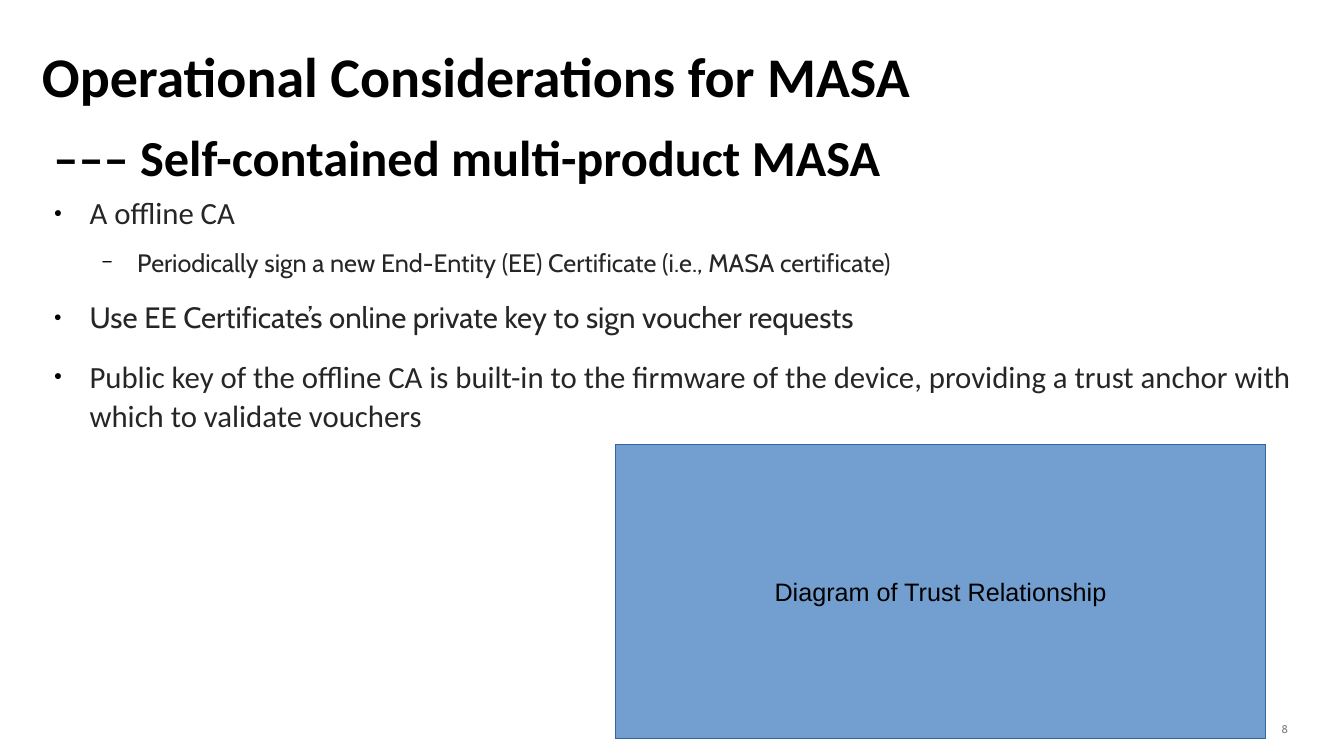
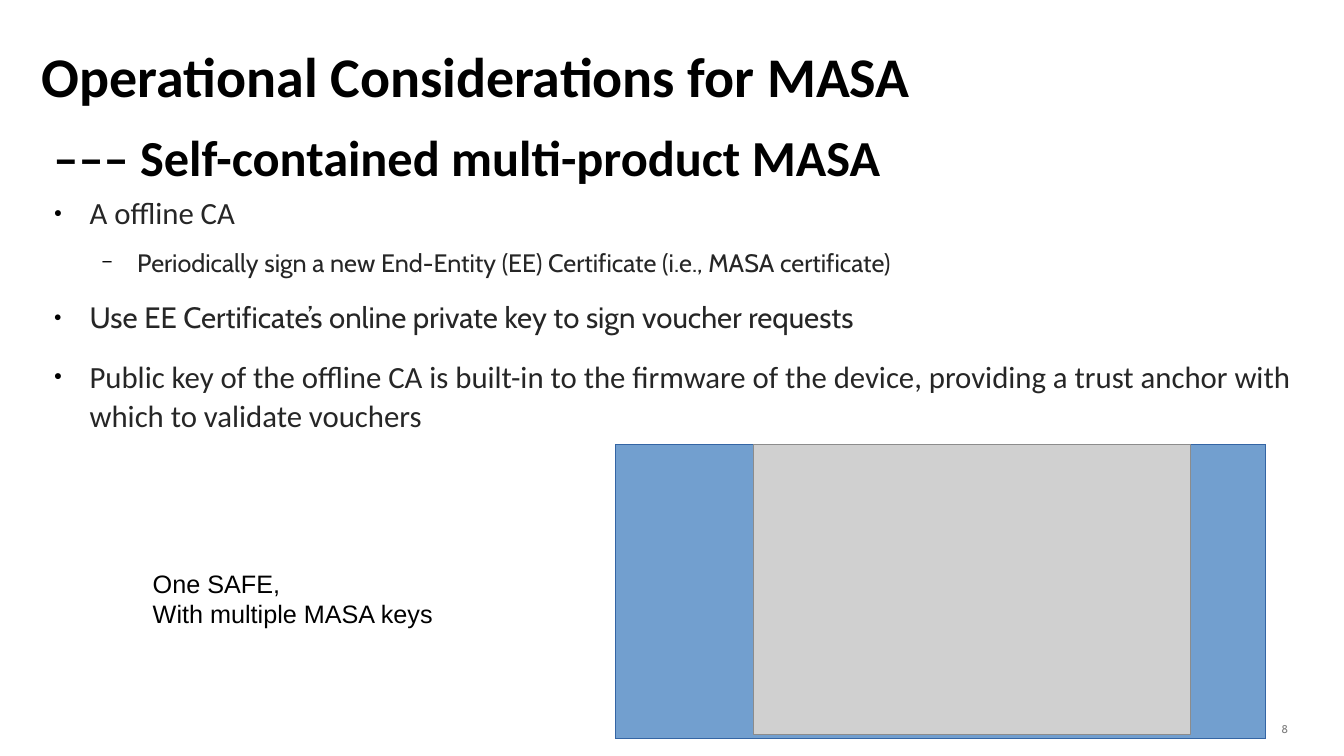
Before and after one commit to mcr/masa-operational-considerations, a slide deck: slide 8 of presentations/slides-anima-ietf107-masa-considerations.odp. Drawn at 1344x756 pixels with LibreOffice and Linux fonts; fonts in the diff are those of the drawing; grey boxes stand for pictures. Boxes give left, top, right and bottom in pixels: in the first picture for what was removed or moved away, otherwise in the second. Text is boxed around its words. In the diff, an @@ line names an element or a change of style, - is before the commit and + after.

Commit message:
added diagram ideas

```diff
--- a/presentations/slides-anima-ietf107-masa-considerations.odp
+++ b/presentations/slides-anima-ietf107-masa-considerations.odp
@@ picture added at (754,445,1191,735) @@
@@ text added at (153,575,433,629), 18 pt, text #000000 @@
+One SAFE,
+With multiple MASA keys
@@ text in rectangle at (775,582,1107,607): text removed @@
-Diagram of Trust Relationship
```
Also in this commit, not shown: 4 other slides changed.
